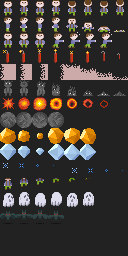
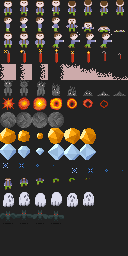
Layer changes from the first 128×256 image to the second:
painted on "Layer 4" over [3, 49, 121, 63]
